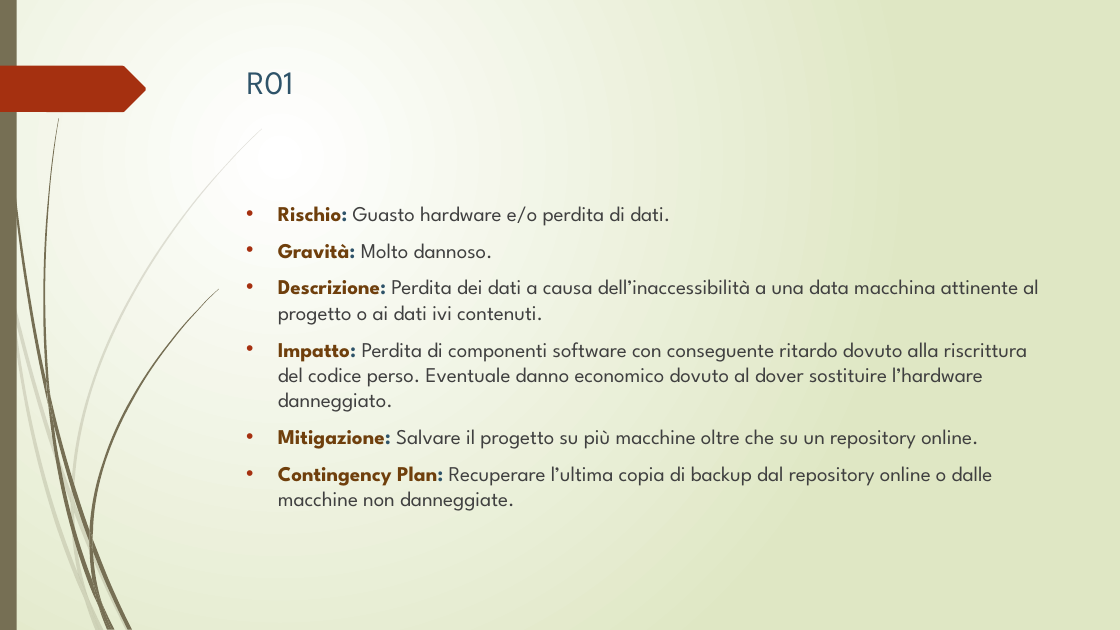
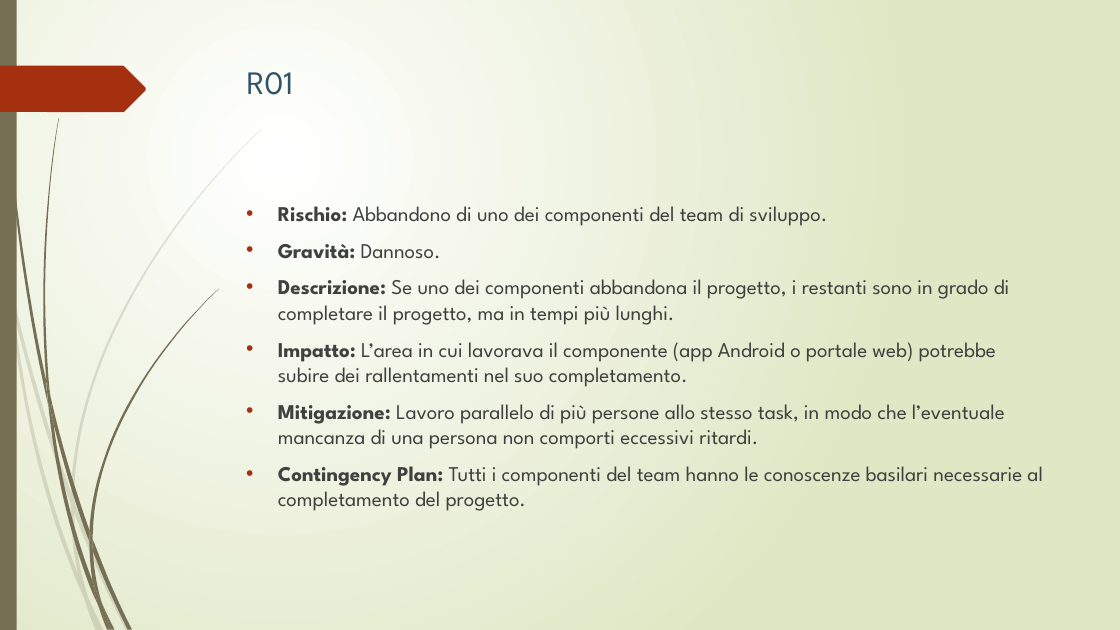
Before and after one commit to lpleo/Ingegneria_Software_2014, a slide deck: slide 49 of Slide/slide_FINALI.pptx. Drawn at 1120x630 pixels with LibreOffice and Linux fonts; fonts in the diff are those of the drawing. Boxes give left, top, right and bottom in pixels: in the first picture for what was removed or moved away, otherwise in the second. Text is boxed around its words. In the diff, an @@ line names an element or a change of style, - is before the commit and + after.

Commit message:
ennesima correzione slide

```diff
--- a/Slide/slide_FINALI.pptx
+++ b/Slide/slide_FINALI.pptx
@@ text at [278, 206, 1042, 511]: text changed @@
-• Rischio: Guasto hardware e/o perdita di dati.
-• Gravità: Molto dannoso.
-• Descrizione: Perdita dei dati a causa dell’inaccessibilità a una data macchina attinente al progetto o ai dati ivi contenuti.
-• Impatto: Perdita di componenti software con conseguente ritardo dovuto alla riscrittura del codice perso. Eventuale danno economico dovuto al dover sostituire l’hardware danneggiato.
-• Mitigazione: Salvare il progetto su più macchine oltre che su un repository online.
-• Contingency Plan: Recuperare l’ultima copia di backup dal repository online o dalle macchine non danneggiate.
+• Rischio: Abbandono di uno dei componenti del team di sviluppo.
+• Gravità: Dannoso.
+• Descrizione: Se uno dei componenti abbandona il progetto, i restanti sono in grado di completare il progetto, ma in tempi più lunghi.
+• Impatto: L’area in cui lavorava il componente (app Android o portale web) potrebbe subire dei rallentamenti nel suo completamento.
+• Mitigazione: Lavoro parallelo di più persone allo stesso task, in modo che l’eventuale mancanza di una persona non comporti eccessivi ritardi.
+• Contingency Plan: Tutti i componenti del team hanno le conoscenze basilari necessarie al completamento del progetto.
```
